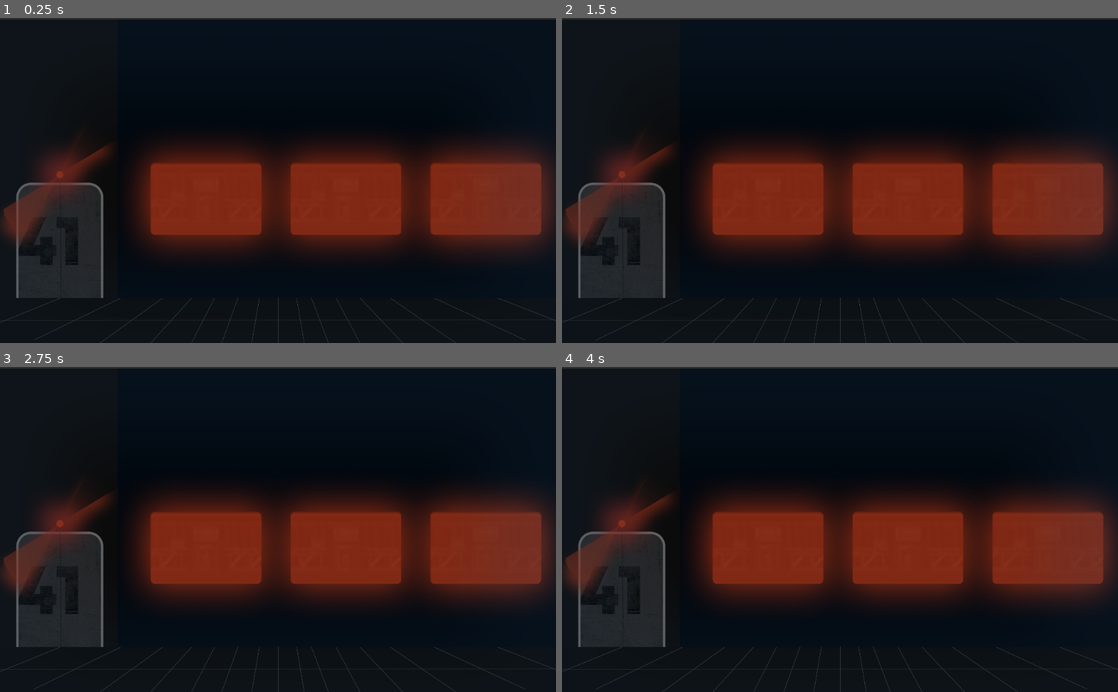
Above: before the commit, frames 1-4 (two rows, left to right).
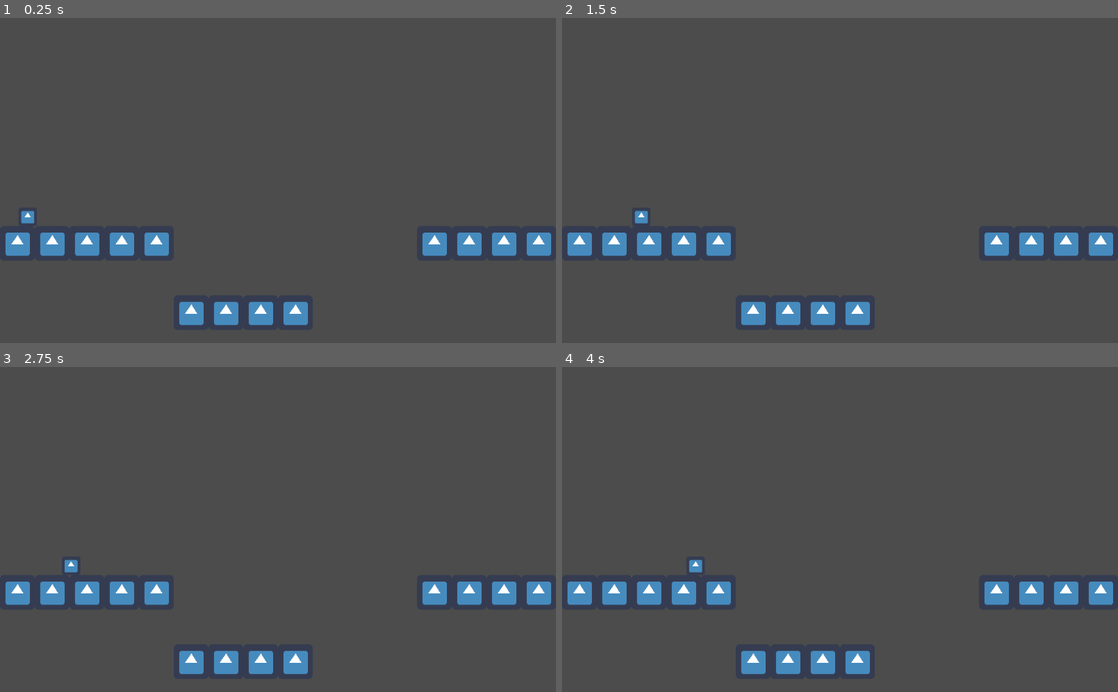
Above: after the commit, the same moments.

Repository: gobggj2022/GGJ-
Game: Godot game, scene res://src/Main/Game.tscn
The game is run twice, just before and just after one commit, with the same random seed, the same clock (stepped at 60 frames per second) and the same inputs. The engine's default icon, where the game draws it, is replaced by a stand-in: a white triangle on a blue panel in a dark square.
Inputs:
- Up to frame 1 (0.25 s): no input
- Up to frame 2 (1.5 s): tap Enter at 0.5 s; hold Right (ui_right) from 0.53 s (still down); tap Space (ui_select) at 0.6, 0.77, 1.07, 1.35 s
- Up to frame 3 (2.75 s): tap Space (ui_select) at 1.52, 1.82, 2.1 s; release Right (ui_right) at 2.03 s; hold Left (ui_left) from 2.03 s (still down)
- Up to frame 4 (4 s): release Left (ui_left) at 2.78 s; hold Right (ui_right) from 2.78 s (still down); tap Space (ui_select) at 2.85, 3.02, 3.32, 3.6, 3.77 s

The runs differ from the first frame. In frame 1, 100% of the frame differs, in the area x 0-100%, y 0-100%; in frame 2, 100%; in frame 3, 100%; in frame 4, 100%.

Commit message:
basic player movement

Diff:
--- a/src/Main/Game.tscn
+++ b/src/Main/Game.tscn
@@ -13,12 +13,15 @@
 
 [node name="Player" parent="." instance=ExtResource( 3 )]
 position = Vector2( 51, 339 )
+motion/sync_to_physics = false
 
-[node name="TmpBg" type="Sprite" parent="."]
+[node name="Interface" type="CanvasLayer" parent="."]
+
+[node name="TmpBg" type="Sprite" parent="Interface"]
+visible = false
 position = Vector2( 512, 301.375 )
 scale = Vector2( 0.533333, 0.553009 )
 texture = ExtResource( 5 )
 
-[node name="Interface" type="CanvasLayer" parent="."]
-
 [node name="MainMenu" parent="Interface" instance=ExtResource( 4 )]
+visible = false
--- a/src/Player/Player.gd
+++ b/src/Player/Player.gd
@@ -4,24 +4,42 @@
 export (int) var jump_speed = -400
 export (int) var gravity = 1200
 
+enum {IDLE, RUN, JUMP}
 var velocity = Vector2()
-var jumping = false
+var state: int
+var anim: String
+var new_anim: String
+
+func change_state(new_state):
+	state = new_state
+	match state:
+		IDLE:
+			new_anim = 'idle'
+		RUN:
+			new_anim = 'run'
+		JUMP:
+			new_anim = 'jump'
 
 func get_input():
 	velocity.x = 0
-	var horizontal = Input.get_vector("move_left", "move_right", "move_forward", "move_back")
-
-	var jump = Input.is_action_just_pressed('ui_select')
-
-	velocity.x += horizontal.x
+	var jump = Input.is_action_just_pressed('ui_up')
+	var right = Input.is_action_pressed('ui_right')
+	var left = Input.is_action_pressed('ui_left')
 
 	if jump and is_on_floor():
-		jumping = true
-		velocity.y = jump_speed
+		change_state(JUMP)
+		velocity.y += jump_speed
+	if right:
+		change_state(RUN)
+		velocity.x += run_speed
+	if left:
+		change_state(RUN)
+		velocity.x -= run_speed
+	$Sprite.flip_h = velocity.x < 0
 
 func _physics_process(delta):
 	get_input()
 	velocity.y += gravity * delta
-	if jumping and is_on_floor():
-		jumping = false
+	if state == JUMP and is_on_floor():
+			change_state(IDLE)
 	velocity = move_and_slide(velocity, Vector2(0, -1))
--- a/src/Player/Player.tscn
+++ b/src/Player/Player.tscn
@@ -8,6 +8,7 @@
 
 [node name="Player" type="KinematicBody2D"]
 position = Vector2( 17, 17 )
+motion/sync_to_physics = true
 script = ExtResource( 2 )
 
 [node name="CollisionShape2D" type="CollisionShape2D" parent="."]
